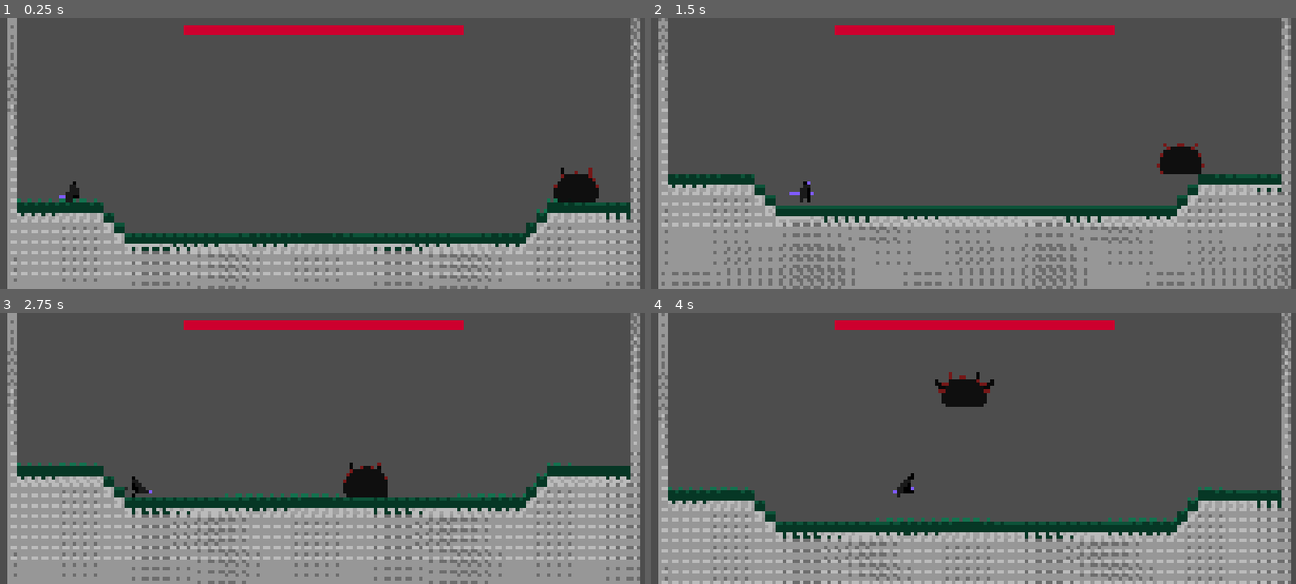
Above: before the commit, frames 1-4 (two rows, left to right).
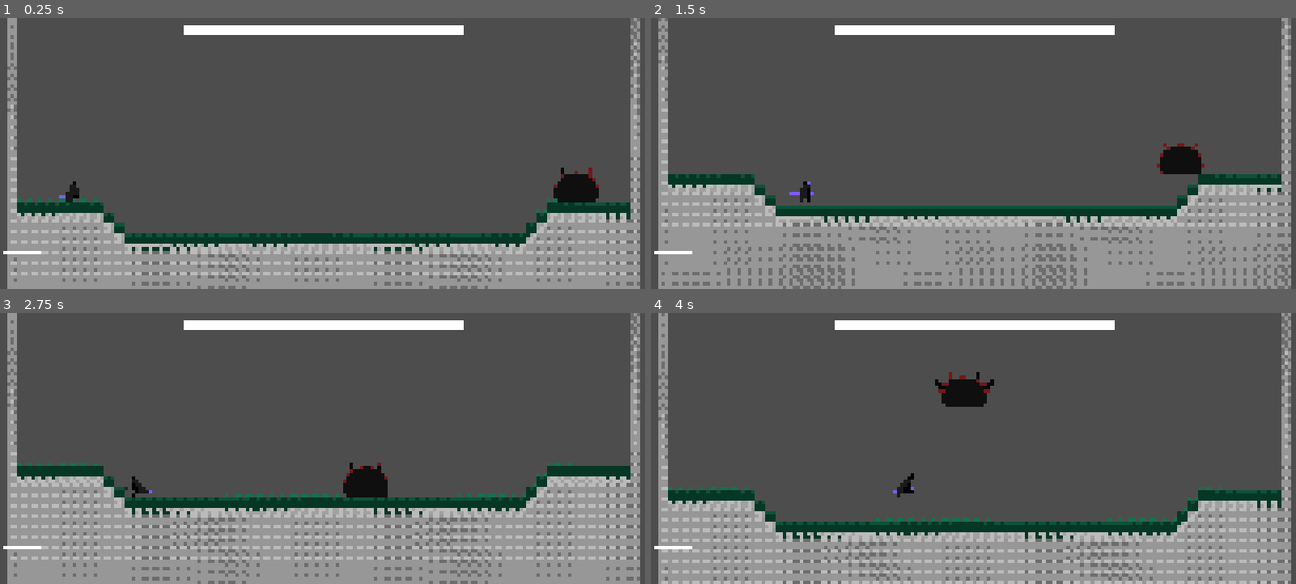
Above: after the commit, the same moments.

Repository: AnejMajnik/soulsvania
Game: Godot game, scene res://scenes/game.tscn
Two runs of this game, one before a commit and one after it. Both use one fixed random seed, a clock stepped at 60 frames per second and the inputs below.
Inputs (mouse positions are in pixels of both pictures, inside the frame that each line leads up to):
- Up to frame 1 (0.25 s): no input
- Up to frame 2 (1.5 s): tap Enter at 0.5 s; move the mouse to (1115, 139) at 0.52 s; hold D (move_right) from 0.53 s (still down); click (1115, 139) at 0.6 s; tap Space (jump) at 0.77 s; move the mouse to (844, 167) at 1.27 s; click (844, 167) at 1.35 s
- Up to frame 3 (2.75 s): tap Space (jump) at 1.52 s; move the mouse to (387, 388) at 2.02 s; release D (move_right) at 2.03 s; hold A (move_left) from 2.03 s (still down); click (387, 388) at 2.1 s
- Up to frame 4 (4 s): move the mouse to (941, 502) at 2.77 s; release A (move_left) at 2.78 s; hold D (move_right) from 2.78 s (still down); click (941, 502) at 2.85 s; tap Space (jump) at 3.02, 3.77 s; move the mouse to (1167, 489) at 3.52 s; click (1167, 489) at 3.6 s

The runs differ from the first frame. In frame 1, 1.6% of the frame differs, in the area x 0-72%, y 2-88%; in frame 2, 1.6%; in frame 3, 1.6%; in frame 4, 1.6%.

Commit message:
Added damage dealing to the slime. Added healthbar to player

Diff:
--- a/scenes/bosses/slime_boss.tscn
+++ b/scenes/bosses/slime_boss.tscn
@@ -639,6 +639,10 @@
 radius = 14.0
 height = 54.0
 
+[sub_resource type="CapsuleShape2D" id="CapsuleShape2D_e204l"]
+radius = 13.846153
+height = 53.84616
+
 [node name="SlimeBoss" type="CharacterBody2D" unique_id=1313746306]
 scale = Vector2(1.3, 1.3)
 collision_layer = 4
@@ -657,6 +661,14 @@
 position = Vector2(0, 18)
 rotation = 1.5707964
 shape = SubResource("CapsuleShape2D_nrent")
+
+[node name="Area2D" type="Area2D" parent="." unique_id=1612078851]
+collision_mask = 2
+
+[node name="CollisionShape2D" type="CollisionShape2D" parent="Area2D" unique_id=492817604]
+position = Vector2(0, 17.69231)
+rotation = 1.5707964
+shape = SubResource("CapsuleShape2D_e204l")
 
 [node name="StateMachine" type="Node" parent="." unique_id=478409365 node_paths=PackedStringArray("initial_state")]
 script = ExtResource("3_j4bj8")
@@ -764,6 +776,13 @@
 offset_bottom = 87.0
 grow_horizontal = 2
 
+[node name="DamageTimer" type="Timer" parent="." unique_id=754165371]
+wait_time = 0.75
+one_shot = true
+
+[connection signal="body_entered" from="Area2D" to="." method="_on_area_2d_body_entered"]
+[connection signal="body_exited" from="Area2D" to="." method="_on_area_2d_body_exited"]
 [connection signal="timeout" from="StateMachine/Attack/AttackStateMachine/DashAttack/TelegraphTimer" to="StateMachine/Attack/AttackStateMachine/DashAttack" method="_on_telegraph_timer_timeout"]
 [connection signal="timeout" from="StateMachine/Attack/AttackStateMachine/JumpAttack/SlamTimer" to="StateMachine/Attack/AttackStateMachine/JumpAttack" method="_on_slam_timer_timeout"]
 [connection signal="timeout" from="StateMachine/Recover/RecoverTimer" to="StateMachine/Recover" method="_on_recover_timer_timeout"]
+[connection signal="timeout" from="DamageTimer" to="." method="_on_damage_timer_timeout"]
--- a/scenes/health_bar/health_bar.tscn
+++ b/scenes/health_bar/health_bar.tscn
@@ -5,7 +5,7 @@
 [sub_resource type="StyleBoxEmpty" id="StyleBoxEmpty_nrent"]
 
 [sub_resource type="StyleBoxFlat" id="StyleBoxFlat_e204l"]
-bg_color = Color(0.80179274, 0, 0.18222046, 1)
+bg_color = Color(1, 1, 1, 1)
 
 [sub_resource type="StyleBoxFlat" id="StyleBoxFlat_nrent"]
 bg_color = Color(0.14406255, 0.14406255, 0.14406249, 1)
@@ -17,7 +17,7 @@
 shadow_offset = Vector2(0, 1)
 
 [sub_resource type="StyleBoxFlat" id="StyleBoxFlat_xhad4"]
-bg_color = Color(1, 0.7348245, 0.73965496, 1)
+bg_color = Color(0.5474576, 0.16842553, 0.26237506, 0.58431375)
 
 [node name="HealthBar" type="ProgressBar" unique_id=12104328]
 z_index = 1
--- a/scenes/player.tscn
+++ b/scenes/player.tscn
@@ -10,6 +10,7 @@
 [ext_resource type="AudioStream" uid="uid://cqagr00gjfmwc" path="res://assets/sounds/footsteps.wav" id="5_y4r1p"]
 [ext_resource type="Script" uid="uid://6ocqtedx8yik" path="res://scripts/player/states/player_jump_state.gd" id="6_tuyoq"]
 [ext_resource type="Script" uid="uid://o7ankqefpxra" path="res://scripts/player/states/player_attack_state.gd" id="7_fjrip"]
+[ext_resource type="PackedScene" uid="uid://crhws7x3eyarf" path="res://scenes/health_bar/health_bar.tscn" id="11_d2wvv"]
 
 [sub_resource type="AtlasTexture" id="AtlasTexture_ij6vw"]
 atlas = ExtResource("1_3vyb7")
@@ -543,6 +544,19 @@
 player = NodePath("../..")
 metadata/_custom_type_script = "uid://bt027fcrq1hh2"
 
+[node name="CanvasLayer" type="CanvasLayer" parent="." unique_id=459012334]
+
+[node name="HealthBar" parent="CanvasLayer" unique_id=12104328 instance=ExtResource("11_d2wvv")]
+unique_name_in_owner = true
+anchors_preset = 4
+anchor_top = 0.5
+anchor_bottom = 0.5
+offset_left = 18.0
+offset_top = 509.0
+offset_right = 218.0
+offset_bottom = 534.0
+grow_vertical = 2
+
 [connection signal="animation_finished" from="AnimationPlayer" to="StateMachine/Attack" method="_on_animation_player_animation_finished"]
 [connection signal="body_entered" from="Area2D" to="." method="_on_area_2d_body_entered"]
 [connection signal="body_exited" from="Area2D" to="." method="_on_area_2d_body_exited"]
--- a/scripts/player.gd
+++ b/scripts/player.gd
@@ -6,7 +6,8 @@
 @export var JUMP_VELOCITY = -275.0
 
 @export var attack_state: State
-@export var HEALTH = 100
+@export var max_health: int = 100
+@export var health: int
 @export var attack_combo_dmg = 10
 
 var current_enemy: CharacterBody2D = null
@@ -16,10 +17,11 @@
 @onready var area_2d: Area2D = $Area2D
 @onready var state_machine: StateMachine = $StateMachine
 @onready var slime_boss: SlimeBoss = %SlimeBoss
+@onready var health_bar: ProgressBar = %HealthBar
 
-func get_hit(damage):
-	HEALTH -= damage
-	print("Player health: ", HEALTH)
+func take_damage(damage):
+	health -= damage
+	health_bar.health = health
 
 func flip_sprite(direction) -> void:
 	if direction > 0:
@@ -30,6 +32,9 @@
 		area_2d.position.x = -abs(area_2d.position.x)
 
 func _ready() -> void:
+	health = max_health
+	health_bar.init_health(health)
+
 	Autoload.player_node = self
 	attack_state.hit.connect(_on_attack_hit)
 	state_machine.start()
@@ -44,7 +49,7 @@
 	# Flip sprite based on direction
 	flip_sprite(direction)
 
-	if HEALTH <= 0:
+	if health <= 0:
 		set_physics_process(false) #Stop processing
 		get_tree().call_deferred("reload_current_scene")
 		return #Exit before move_and_slide runs
--- a/scripts/slime_boss/laser.gd
+++ b/scripts/slime_boss/laser.gd
@@ -14,7 +14,6 @@
 @onready var parent := get_parent()
 
 signal player_hit
-signal foreground_hit
 
 func _physics_process(delta: float) -> void:
 	current_length = move_toward(current_length, max_length, cast_speed * delta)
@@ -36,8 +35,7 @@
 		laser_end_position = to_local(get_collision_point())
 		if collider.name == "Player":
 			emit_signal("player_hit")
-		else:
-			emit_signal("foreground_hit")
+
 		end_cast()
 		return
 
--- a/scripts/slime_boss/slime_boss.gd
+++ b/scripts/slime_boss/slime_boss.gd
@@ -11,12 +11,17 @@
 var health: int
 var next_recovery_time: float
 var gravity_switch: bool = true
+var can_deal_damage: bool = true
+
+var player_in_area: Player
 
 @onready var player: Player = Autoload.player_node
 @onready var animated_sprite: AnimatedSprite2D = $AnimatedSprite2D
 @onready var animation_player: AnimationPlayer = %AnimationPlayer
 @onready var state_machine: StateMachine = $StateMachine
 @onready var health_bar: ProgressBar = %HealthBar
+@onready var area_2d: Area2D = $Area2D
+@onready var damage_timer: Timer = $DamageTimer
 
 func _ready() -> void:
 	health = max_health
@@ -30,6 +35,12 @@
 
 	if health <= 0:
 		queue_free()
+
+func deal_damage(dmg: int) -> void:
+	if can_deal_damage:
+		player.take_damage(dmg)
+		can_deal_damage = false
+		damage_timer.start()
 
 func play_animation(anim_name: String) -> void:
 	animation_player.play(anim_name)
@@ -53,3 +64,17 @@
 		velocity += get_gravity() * delta
 
 	move_and_slide()
+
+
+func _on_area_2d_body_entered(body: Node2D) -> void:
+	print("body entered: ", body)
+	if body is Player:
+		player_in_area = body
+
+func _on_area_2d_body_exited(body: Node2D) -> void:
+	if body is Player:
+		player_in_area = null
+
+
+func _on_damage_timer_timeout() -> void:
+	can_deal_damage = true
--- a/scripts/slime_boss/states/beam_attack.gd
+++ b/scripts/slime_boss/states/beam_attack.gd
@@ -6,6 +6,8 @@
 @onready var laser_ray_cast: RayCast2D = %LaserRayCast
 @onready var beam_shoot: AudioStreamPlayer2D = $Sounds/BeamShoot
 
+const DAMAGE: int = 100
+
 enum Substate { TELEGRAPH, ATTACK }
 var current_state: Substate
 
@@ -13,6 +15,12 @@
 var player_pos_y
 
 var recovery_time: float = 1.0
+
+func _ready() -> void:
+	laser_ray_cast.player_hit.connect(_on_player_hit)
+
+func _on_player_hit():
+	slime_boss.deal_damage(DAMAGE)
 
 func enter_state() -> void:
 	change_substate(Substate.TELEGRAPH)
--- a/scripts/slime_boss/states/dash_attack.gd
+++ b/scripts/slime_boss/states/dash_attack.gd
@@ -6,6 +6,8 @@
 @onready var telegraph_timer: Timer = $TelegraphTimer
 @onready var ray_cast_left: RayCast2D = %RayCastLeft
 @onready var ray_cast_right: RayCast2D = %RayCastRight
+
+const DAMAGE: int = 30
 
 enum Substate { TELEGRAPH, ATTACK }
 var current_state: Substate
@@ -44,8 +46,12 @@
 			attack()
 
 func physics_update(_delta: float) -> void:
-	if current_state == Substate.ATTACK and checking_ray.is_colliding():
-		state_finished.emit(recovery_time)
+	if current_state == Substate.ATTACK:
+		if slime_boss.player_in_area != null:
+			slime_boss.deal_damage(DAMAGE)
+
+		if checking_ray.is_colliding():
+			state_finished.emit(recovery_time)
 
 func _on_telegraph_timer_timeout() -> void:
 	change_substate(Substate.ATTACK)
--- a/scripts/slime_boss/states/jump_attack.gd
+++ b/scripts/slime_boss/states/jump_attack.gd
@@ -2,6 +2,8 @@
 
 @onready var slime_boss: SlimeBoss = owner
 @onready var player: Player = Autoload.player_node
+
+const DAMAGE: int = 60
 
 enum Substate { JUMP, FLY, SLAM }
 var current_state: Substate
@@ -64,9 +66,13 @@
 func physics_update(_delta: float) -> void:
 	if current_state == Substate.FLY and is_above_player():
 		change_state(Substate.SLAM)
-	elif current_state == Substate.SLAM and (ray_cast_down_left.is_colliding() or ray_cast_down_right.is_colliding()):
-		slime_boss.flip_gravity(true)
-		state_finished.emit(recovery_time)
+	elif current_state == Substate.SLAM:
+		if slime_boss.player_in_area != null:
+			slime_boss.deal_damage(DAMAGE)
+
+		if ray_cast_down_left.is_colliding() or ray_cast_down_right.is_colliding():
+			slime_boss.flip_gravity(true)
+			state_finished.emit(recovery_time)
 
 
 func _on_slam_timer_timeout() -> void:
